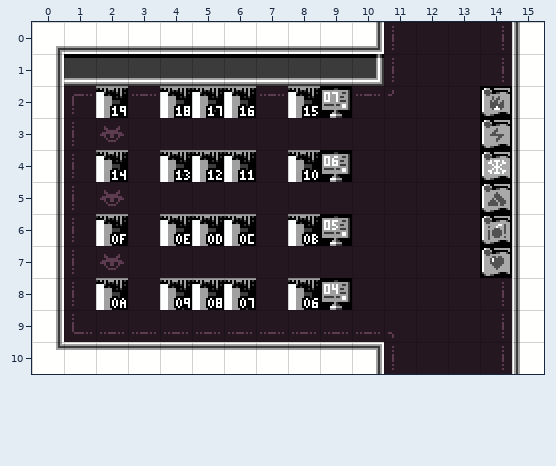
A Tiled map gets an edit: art/rooms/Hub/DebugRoom2.tmx. The picture above was drawn from the file before the commit.
Cells are 16x16 px. Shown: x 0..15, y 0..10.
After the commit:
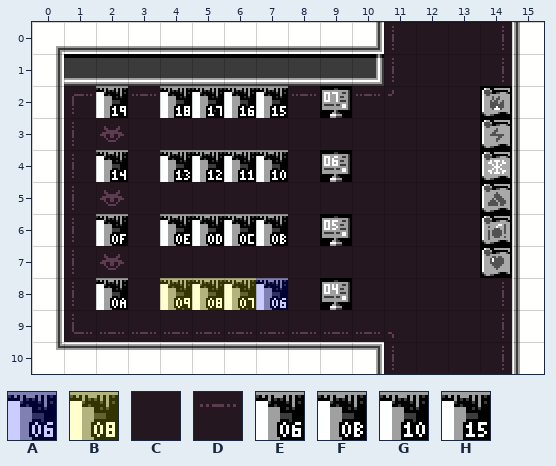
Key: from "Attributes": A 1, B 2; from "DiscoFloorTiles": C 0 "floor", D 2 "floor"; from "ExitTiles": E 6 "exit", F 11 "exit", G 16 "exit", H 21 "exit".
_ is an empty cell, . an unchanged one.
See-through tiles are keyed as they look on the map.
Author's note on the commit: Fix item allocations to key on bank index, cleanup debug signs
The exact change:
--- layer "Base"
@@ x 7..8 @@
- 2 DH
+ 2 HD
@@ x 7..8 @@
- 4 CG
+ 4 GC
@@ x 7..8 @@
- 6 CF
+ 6 FC
@@ x 7..8 @@
- 8 CE
+ 8 EC
--- layer "Attributes"
@@ x 4..7 @@
- 8 ____
+ 8 BBBA
Where, in picture pixels (left, top, right, bottom), the same in both pictures:
changed: (256, 86, 320, 118)
changed: (256, 150, 320, 182)
changed: (256, 214, 320, 246)
changed: (160, 278, 320, 310)
